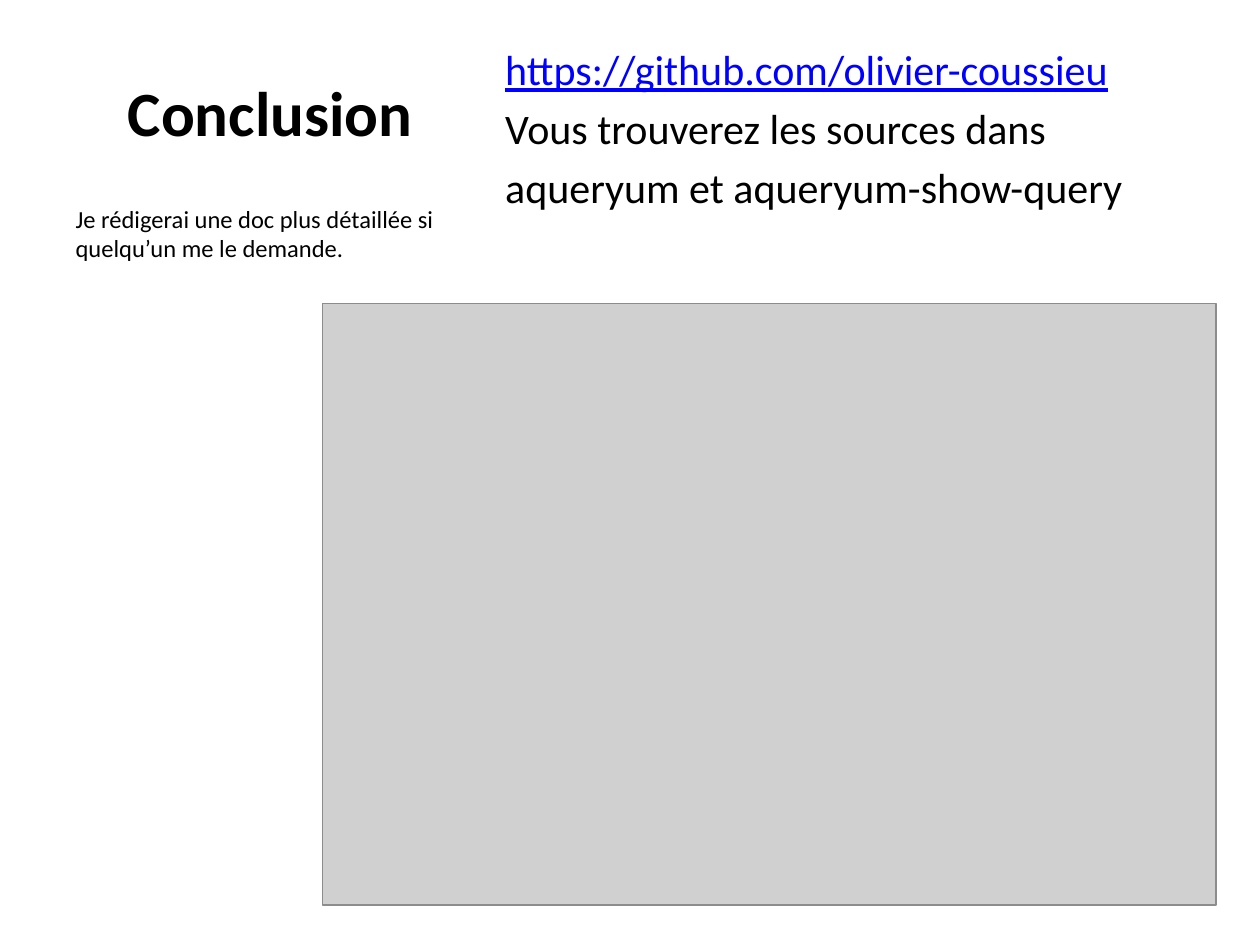
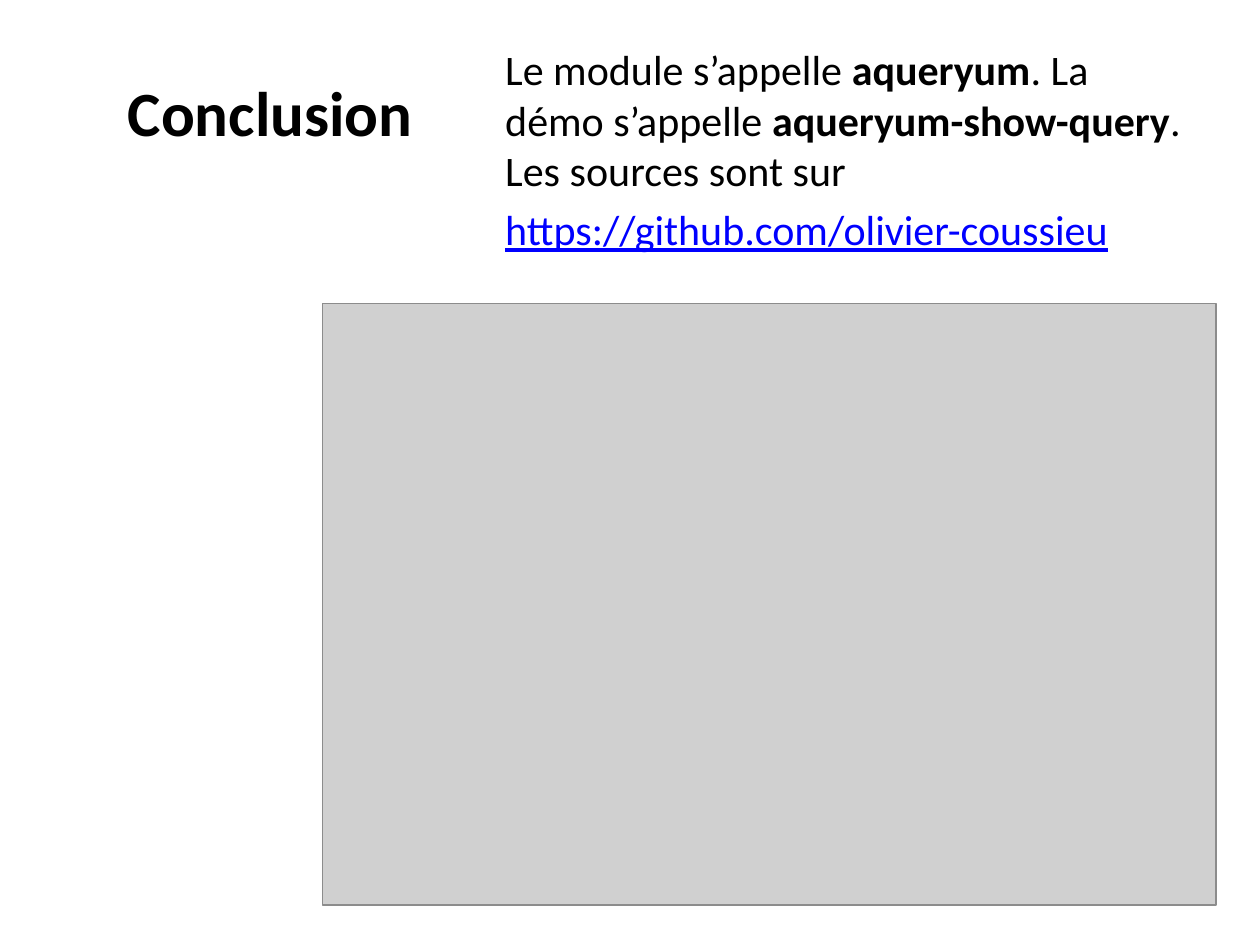
Before and after one commit to aqueryom/aqueryom, a slide deck: slide 20 of Criteria Mix.pptx (slide 15 before the commit). Drawn at 1260x945 pixels with LibreOffice and Linux fonts; fonts in the diff are those of the drawing; grey boxes stand for pictures. Boxes give left, top, right and bottom in pixels: in the first picture for what was removed or moved away, otherwise in the second. Text is boxed around its words. In the diff, an @@ line names an element or a change of style, - is before the commit and + after.

```diff
--- a/Criteria Mix.pptx
+++ b/Criteria Mix.pptx
@@ text at box(505, 55, 1181, 187): paragraph added @@
+Le module s’appelle aqueryum. La démo s’appelle aqueryum-show-query. Les sources sont sur
@@ text at box(505, 114, 1122, 210): paragraphs removed @@
-Vous trouverez les sources dans
-aqueryum et aqueryum-show-query
@@ text removed at box(76, 211, 433, 261) @@
-Je rédigerai une doc plus détaillée si quelqu’un me le demande.
```
Also in this commit, not shown: 4 other slides changed, 5 slides added, 1 other file.
